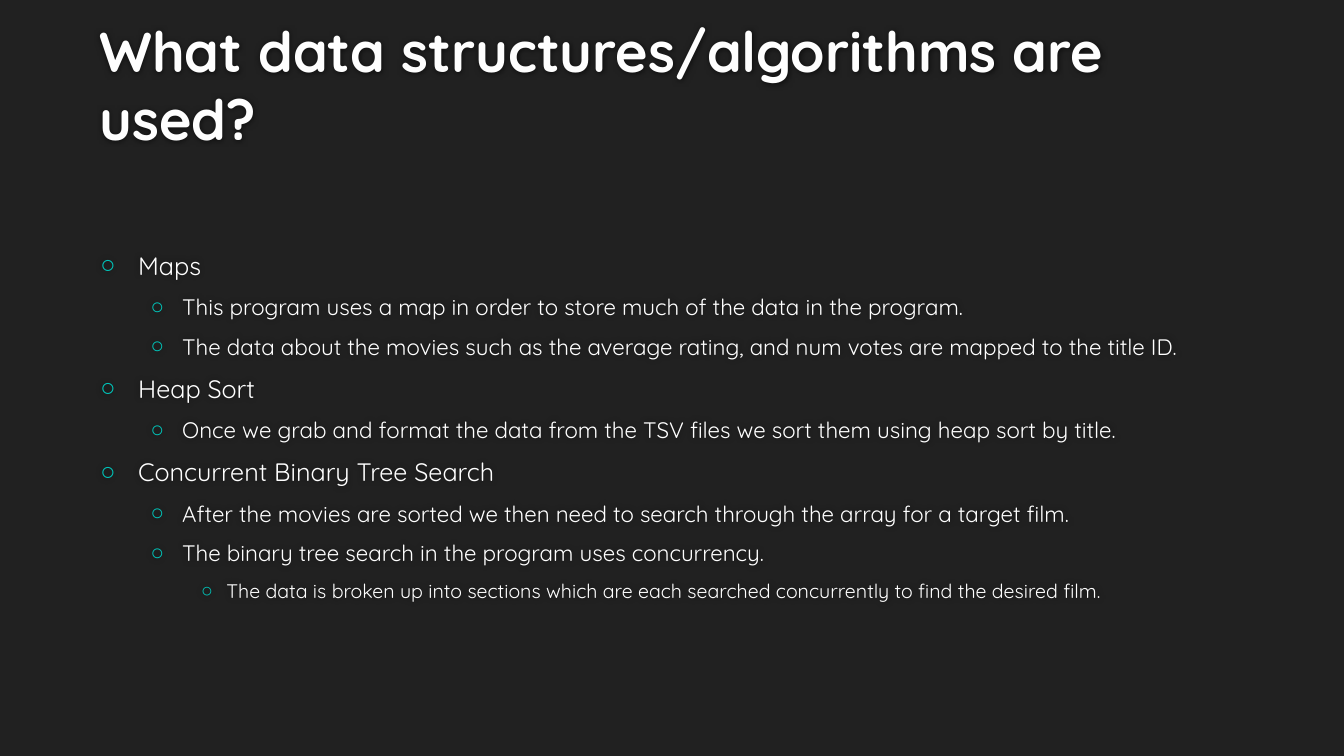
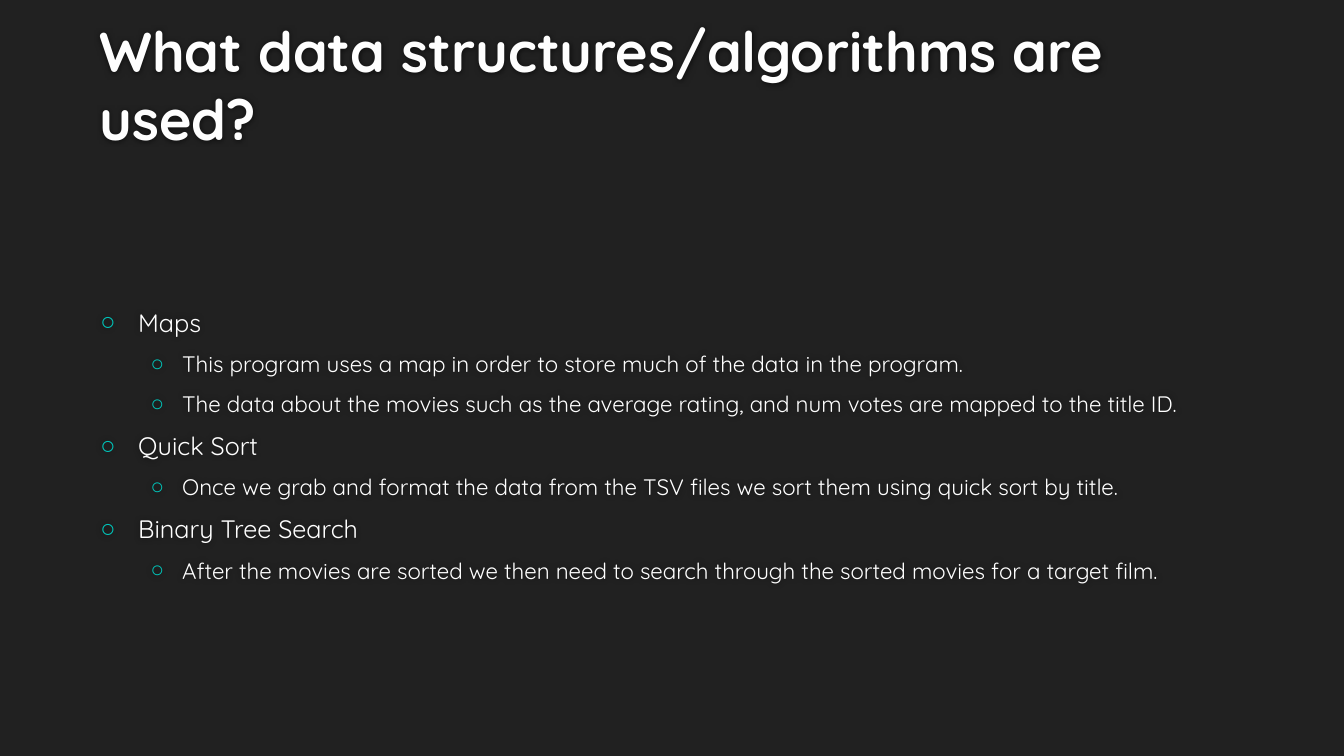
Before and after one commit to jacksongodsey/moviesearch, a slide deck: slide 4 of GROUP.pptx (slide 5 before the commit). Drawn at 1344x756 pixels with LibreOffice and Linux fonts; fonts in the diff are those of the drawing; background and template pictures are left out. Boxes give left, top, right and bottom in pixels: in the first picture for what was removed or moved away, otherwise in the second. Text is boxed around its words. In the diff, an @@ line names an element or a change of style, - is before the commit and + after.

```diff
--- a/GROUP.pptx
+++ b/GROUP.pptx
@@ text at bbox=[138, 436, 1157, 584]: text changed @@
-○ Heap Sort
-  ○ Once we grab and format the data from the TSV files we sort them using heap sort by title.
-○ Concurrent Binary Tree Search
-  ○ After the movies are sorted we then need to search through the array for a target film.
-  ○ The binary tree search in the program uses concurrency.
-    ○ The data is broken up into sections which are each searched concurrently to find the desired film.
+○ Quick Sort
+  ○ Once we grab and format the data from the TSV files we sort them using quick sort by title.
+○ Binary Tree Search
+  ○ After the movies are sorted we then need to search through the sorted movies for a target film.
```
Also in this commit, not shown: 5 other slides changed, 1 slide added, 2 slides removed, 1 other file.
